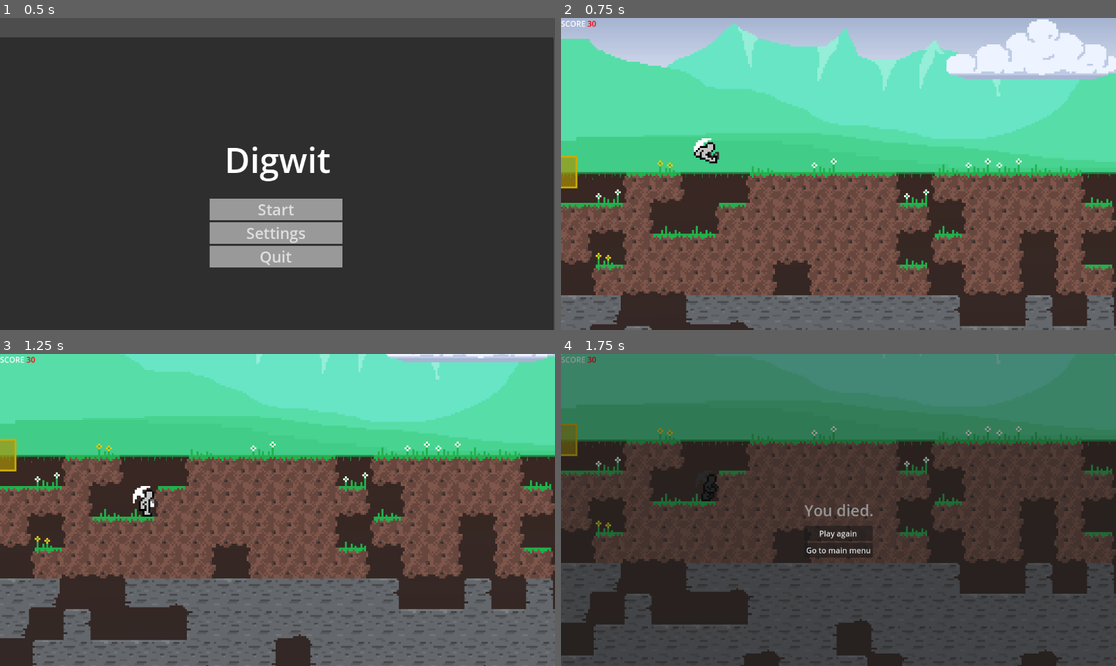
Above: before the commit, frames 1-4 (two rows, left to right).
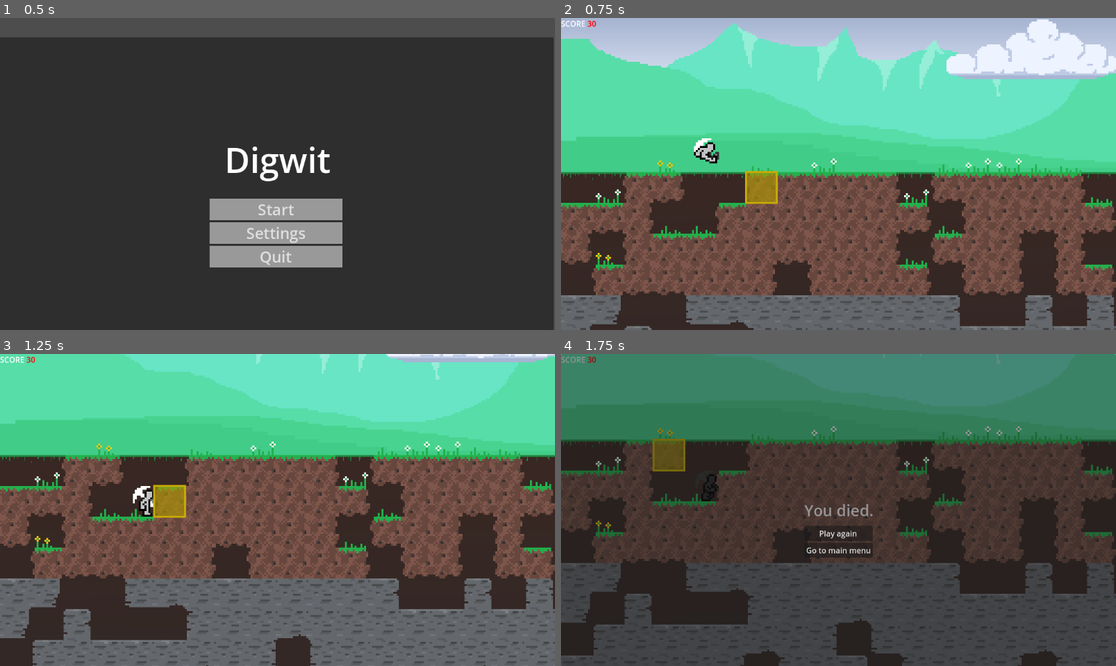
Above: after the commit, the same moments.

Repository: d-v-b/ld58
Game: Godot game, scene res://scenes/main_menu.tscn
Two runs of this game, one before a commit and one after it. Both use one fixed random seed, a clock stepped at 60 frames per second and the inputs below.
Inputs (mouse positions are in pixels of both pictures, inside the frame that each line leads up to):
- Up to frame 1 (0.5 s): no input
- Up to frame 2 (0.75 s): click "Start" at 0.5 s
- Up to frame 3 (1.25 s): no input
- Up to frame 4 (1.75 s): move the mouse to (577, 363) at 1.27 s; hold D (move_right) from 1.28 s (still down); tap X (action_die) at 1.35 s; tap Space (action_jump) at 1.52 s

Frame 1 is identical in both runs. In frame 2, 0.9% of the frame differs, in the area x 0-40%, y 44-60%; in frame 3, 1.0%, in the area x 0-34%, y 27-53%; in frame 4, 0.9%.

Commit message:
Fix the tile overlay

Diff:
--- a/Collector/scripts/mining_blocks/factory.gd
+++ b/Collector/scripts/mining_blocks/factory.gd
@@ -2,7 +2,7 @@
 
 class_name MiningBlockFactory
 
-static func create(type: MiningBlock.MiningBlockType, world : World2D, world_position: Vector2, tile_position: Vector2i):
+static func create(type: MiningBlock.MiningBlockType, world: World2D, world_position: Vector2, tile_position: Vector2i):
 	if type == MiningBlock.MiningBlockType.STANDARD:
 		return MiningBlockStandard.new(world, world_position, tile_position)
 	if type == MiningBlock.MiningBlockType.BOMB:
--- a/Collector/scripts/world_tile.gd
+++ b/Collector/scripts/world_tile.gd
@@ -21,13 +21,12 @@
 				_cell.value = _material
 				if rand_value2 == 10:
 					_cell.is_bomb = true
-				_cell.build()
-
-
 
 			_cell.position = Vector2i(x, y)
 			_cell.world_position = position_grid_to_world(_cell.position)
 			_cell.destroyed.connect(_on_cell_destroyed)
+			_cell.build()
+
 			grid[y].append(_cell)
 
 	for y in range(-1, _size.y):
